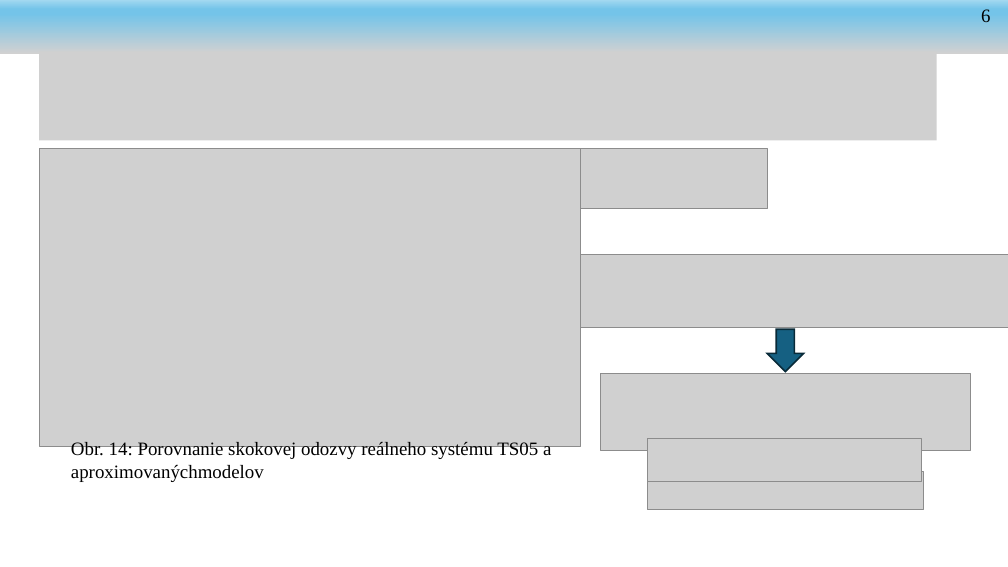
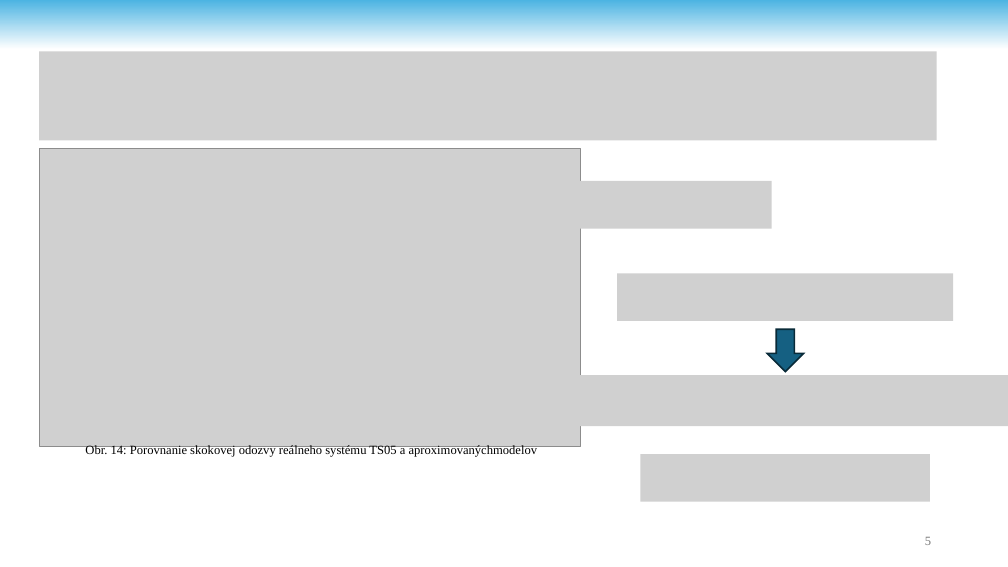
Before and after one commit to andrii-stoliar/DP-Stoliar, a slide deck: slide 5 of Prez/Prez.pptx (slide 8 before the commit). Drawn at 1008x567 pixels with LibreOffice and Linux fonts; fonts in the diff are those of the drawing; grey boxes stand for pictures; background and template pictures are left out. Boxes give left, top, right and bottom in pixels: in the first picture for what was removed or moved away, otherwise in the second. Text is boxed around its words. In the diff, an @@ line names an element or a change of style, - is before the commit and + after.

```diff
--- a/Prez/Prez.pptx
+++ b/Prez/Prez.pptx
@@ rectangle: place and size @@
-rectangle at box(0, 0, 1008, 54)
+rectangle at box(0, 0, 1008, 49)
@@ rectangle at box(0, 0, 1008, 49): fill gradient #D1D1D1 to #74C4E9 to #A2D8F0 to gradient #FFFFFF to #46B1E1 @@
@@ text removed at box(981, 9, 990, 22) @@
-6
@@ picture removed at box(580, 148, 767, 208) @@
@@ picture added at box(580, 181, 771, 228) @@
@@ picture: place and size @@
-picture at box(580, 254, 1008, 327)
+picture at box(617, 274, 954, 321)
@@ picture: place and size @@
-picture at box(600, 374, 970, 451)
+picture at box(533, 375, 1008, 426)
@@ text "Obr. 14: Porovnanie skokovej odozvy ...": place and size @@
-text "Obr. 14: Porovnanie skokovej odozvy ..." at box(71, 442, 551, 482)
+text "Obr. 14: Porovnanie skokovej odozvy ..." at box(85, 445, 538, 457)
@@ text "Obr. 14: Porovnanie skokovej odozvy ..." at box(85, 445, 538, 457): size 18 to 12 pt @@
@@ picture removed at box(647, 439, 922, 482) @@
@@ picture: place and size @@
-picture at box(647, 472, 923, 510)
+picture at box(640, 454, 930, 502)
@@ page number added at box(925, 537, 931, 545), 12 pt, text #797979 @@
+5
```
Also in this commit, not shown: 8 other slides changed, 17 slides added, 7 slides removed, 32 other files.
